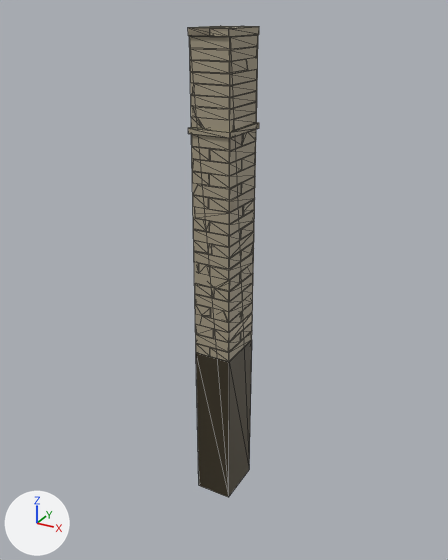
Before and after pictures for a commit that changed the glTF model assets/models/temple_kit/viaduct_pier.glb.
Before and after are seen from a 50 mm camera at (42.4, -77.3, 2.3) aimed at (-0.9, 1.5, -37.0). The lights are fixed; the arrows at lower left show +X, +Y and +Z. The first picture is the older version. Mesh edges are drawn as thin lines. Vertices at exactly the same position are counted once.

Names of what the first picture shows: 'viaduct_pier', 'viaduct_pier_far'.
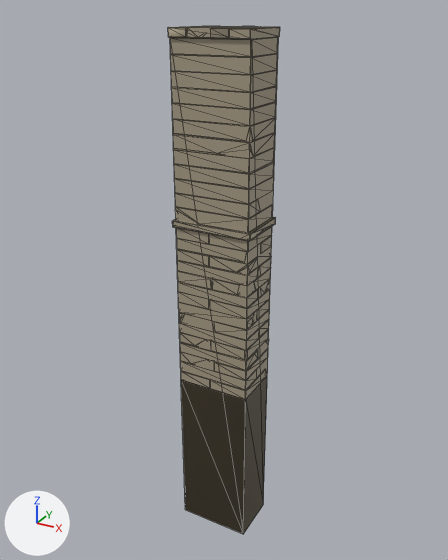
Pixel boxes (x1, y1, x2, y2) of what changed, in the pictures (448 x 560 px; the box of a moved part takes in the faces that stretch with it):
'viaduct_pier_far', reshaped (57% wider, 8% taller): before (188, 26, 259, 497); after (168, 26, 280, 534)
'viaduct_pier', reshaped (56% wider, 8% taller): before (188, 28, 257, 497); after (168, 27, 276, 534)
part 1 of me_viaduct_pier, added: after (181, 379, 267, 534)
part 2 of me_viaduct_pier, moved or reshaped (not visible afterwards): before (230, 135, 242, 150)
part 3 of me_viaduct_pier, moved or reshaped: before (230, 188, 255, 212); after (248, 227, 272, 251)
part 4 of me_viaduct_pier, moved or reshaped (not visible afterwards): before (188, 28, 210, 36)
part 5 of me_viaduct_pier, moved or reshaped (not visible before): after (168, 27, 186, 37)
part 6 of me_viaduct_pier, rebuilt: before (210, 28, 229, 32); after (211, 28, 229, 38)
part 7 of me_viaduct_pier, rebuilt (not visible afterwards): before (188, 123, 257, 133)
part 8 of me_viaduct_pier, deleted: before (230, 117, 256, 340)
part 9 of me_viaduct_pier, built on: before (196, 222, 254, 497); after (232, 211, 276, 380)
part 10 of me_viaduct_pier_far, moved or reshaped: before (189, 35, 258, 497); after (170, 37, 279, 534)
part 11 of me_viaduct_pier_far, moved or reshaped: before (188, 122, 259, 138); after (173, 217, 276, 241)
part 12 of me_viaduct_pier_far, moved or reshaped: before (188, 26, 259, 37); after (168, 26, 280, 39)

The change, as a list of edits to the scene's bpy script:
```text
Change me_viaduct_pier:
    used by ob_viaduct_pier; location = (0.0, 0.0, 0.0)
    remove me_viaduct_pier.from_pydata(...)  # 1335 vertices, 2203 faces; spans x -3.3..3.3, y -4.3..4.3, z -75.0..0.0
    add me_viaduct_pier.from_pydata(...)  # 1213 vertices, 2008 faces; spans x -6.3..6.4, y -4.4..4.4, z -82.0..0.0
    me_viaduct_pier part 1: a new loose piece, a box spanning x -6.0..6.0, y -4.0..4.0, z -82.0..-54.0, in mat_temple_stone
    me_viaduct_pier part 2: the loose piece of 24 vertices spanning x -3.0..3.0, y -4.0..-0.3, z -15.2..-13.5 is scaled about its middle by (2.02, 0.978, 1.03), then moved by (-0.1, 0.0, -19.2)
    me_viaduct_pier part 3: the loose piece of 24 vertices spanning x -0.4..3.0, y -4.0..4.0, z -23.8..-22.1 is scaled about its middle by (1.91, 1, 1.03), then moved by (1.5, 0.0, -5.3)
    me_viaduct_pier part 4: the loose piece of 24 vertices spanning x -3.0..0.3, y -4.3..4.3, z -1.0..0.0 is scaled about its middle by (3.73, 0.924, 2.18), then moved by (1.4, 0.0, -6.0)
    me_viaduct_pier part 5: the loose piece of 24 vertices spanning x -3.0..-0.1, y -4.0..4.0, z -16.9..-15.2 is scaled about its middle by (0.949, 1.09, 0.678), then moved by (-3.0, 0.0, 15.5)
    me_viaduct_pier part 6: the loose piece of 26 vertices spanning x 0.3..3.0, y -4.3..4.3, z -1.0..0.0 is rebuilt with 26 vertices and now spans x 0.4..3.1, y -4.4..4.3, z -1.2..0.0
    me_viaduct_pier part 7: the loose piece of 26 vertices spanning x -3.3..3.3, y -4.3..4.3, z -13.5..-12.7 is rebuilt with 27 vertices and now spans x -6.0..6.0, y -4.0..4.0, z -13.8..-11.7
    me_viaduct_pier part 8: 21 loose pieces with 561 vertices, spanning x -3.0..3.0, y -4.0..4.0, z -46.3..-3.9, are deleted
    me_viaduct_pier part 9: 3 vertices moved within x -0.3, y -3.9..3.9, z -32.7..-32.6; 358 vertices removed from x -3.0..3.0, y -4.0..4.0, z -75.0..-25.6; 739 vertices added at x -6.3..6.4, y -4.3..4.4, z -54.0..-13.8
    other edits to the shape of me_viaduct_pier do not show in these pictures
Change me_viaduct_pier_far:
    used by ob_viaduct_pier_far; location = (0.0, 0.0, 0.0)
    remove me_viaduct_pier_far.from_pydata(...)  # 24 vertices, 36 faces; spans x -3.3..3.3, y -4.3..4.3, z -75.0..0.0
    add me_viaduct_pier_far.from_pydata(...)  # 24 vertices, 36 faces; spans x -6.3..6.3, y -4.3..4.3, z -82.0..0.0
    me_viaduct_pier_far part 10: the loose piece of 8 vertices spanning x -3.0..3.0, y -4.0..4.0, z -75.0..-1.0 is scaled about its middle by (2, 1, 1.09), then moved by (0.0, 0.0, -3.6)
    me_viaduct_pier_far part 11: the loose piece of 8 vertices spanning x -3.3..3.3, y -4.3..4.3, z -13.5..-12.7 is scaled about its middle by (1.92, 1.01, 1.25), then moved by (0.0, 0.0, -13.8)
    me_viaduct_pier_far part 12: the loose piece of 8 vertices spanning x -3.0..3.0, y -4.3..4.3, z -1.0..0.0 is scaled about the mesh origin by (2, 1.01, 1.2)
```
